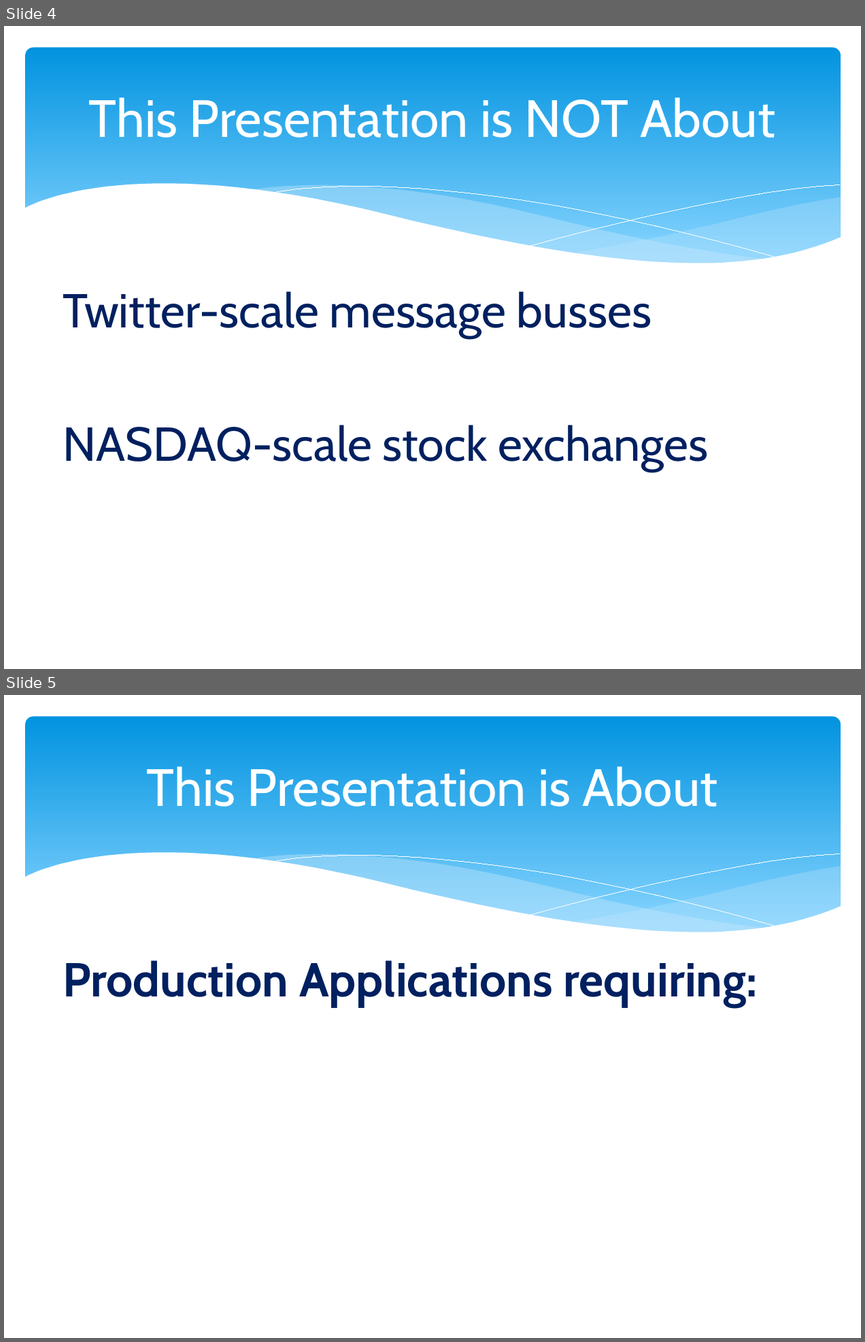
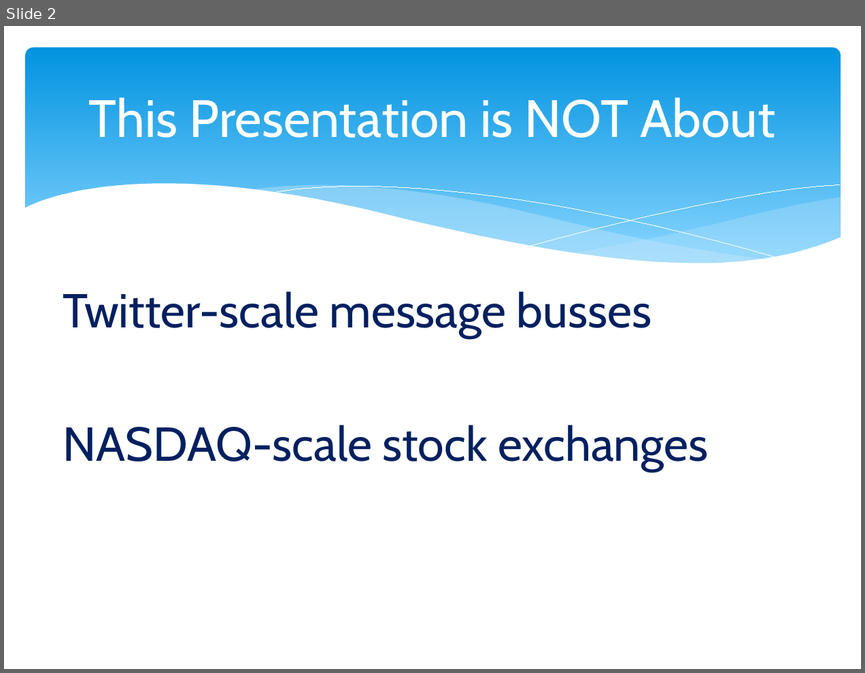
Before and after one commit to marcesher/mxunit-cfmeetups, a slide deck: CFObjective_2012_Concurrency/preso/concurrency_zen.pptx. Shown one above the other, each under a label of ours: slides 4 and 5 before the commit, slide 2 after it. The pictures are 865x1342 and 865x673 pixels, drawn with LibreOffice and Linux fonts; fonts in the diff are those of the drawing. Boxes give left, top, right and bottom in pixels: in the first picture for what was removed or moved away, otherwise in the second. Text is boxed around its words. In the diff, an @@ line names an element or a change of style, - is before the commit and + after.

```diff
--- a/CFObjective_2012_Concurrency/preso/concurrency_zen.pptx
+++ b/CFObjective_2012_Concurrency/preso/concurrency_zen.pptx
@@ slide 5 removed at bbox=[4, 695, 861, 1338], background #FFFFFF; not listed: 6 template elements that a slide beside it also shows @@
@@ title removed at bbox=[147, 766, 718, 807] @@
-This Presentation is About
@@ text removed at bbox=[62, 960, 757, 1007] @@
-Production Applications requiring:
@@ what was slide 4 is now slide 2 @@
```
Also in this commit, not shown: 3 slides changed, 6 slides added, 2 other slides removed.
